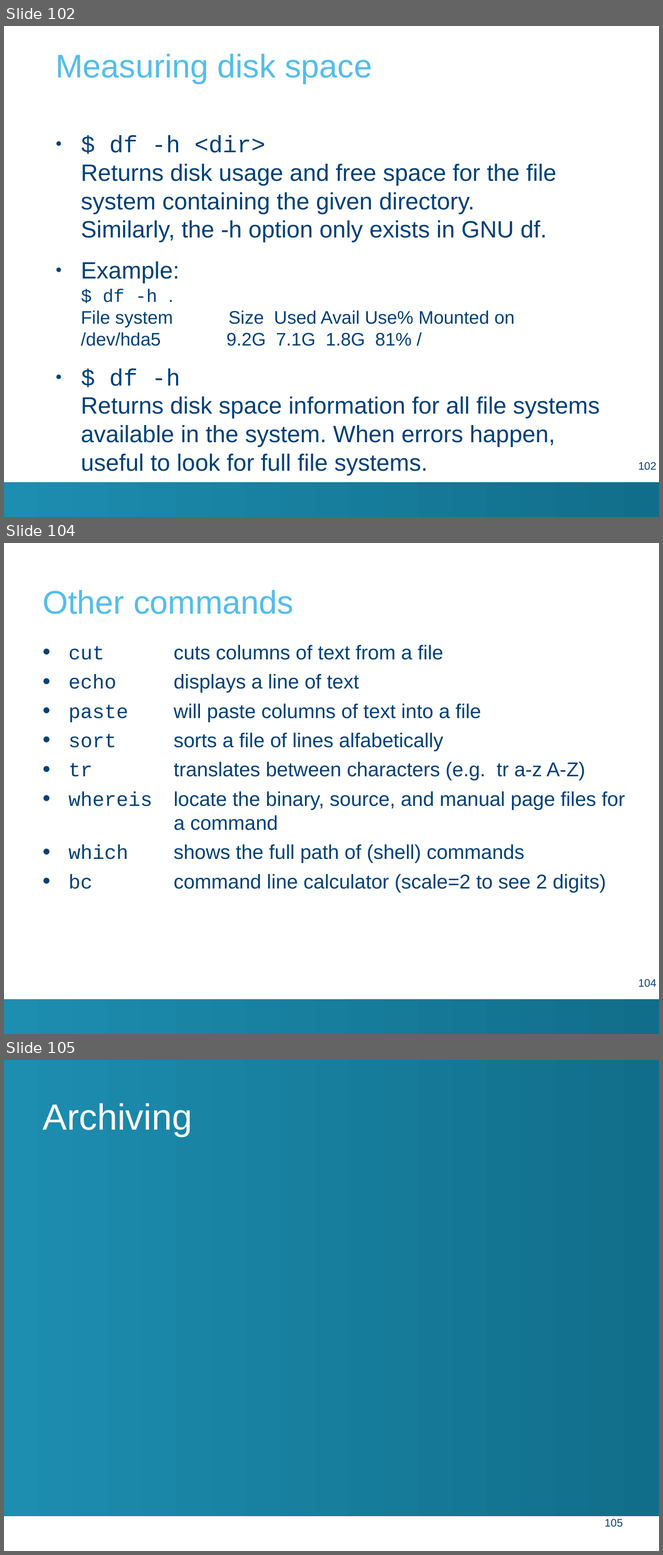
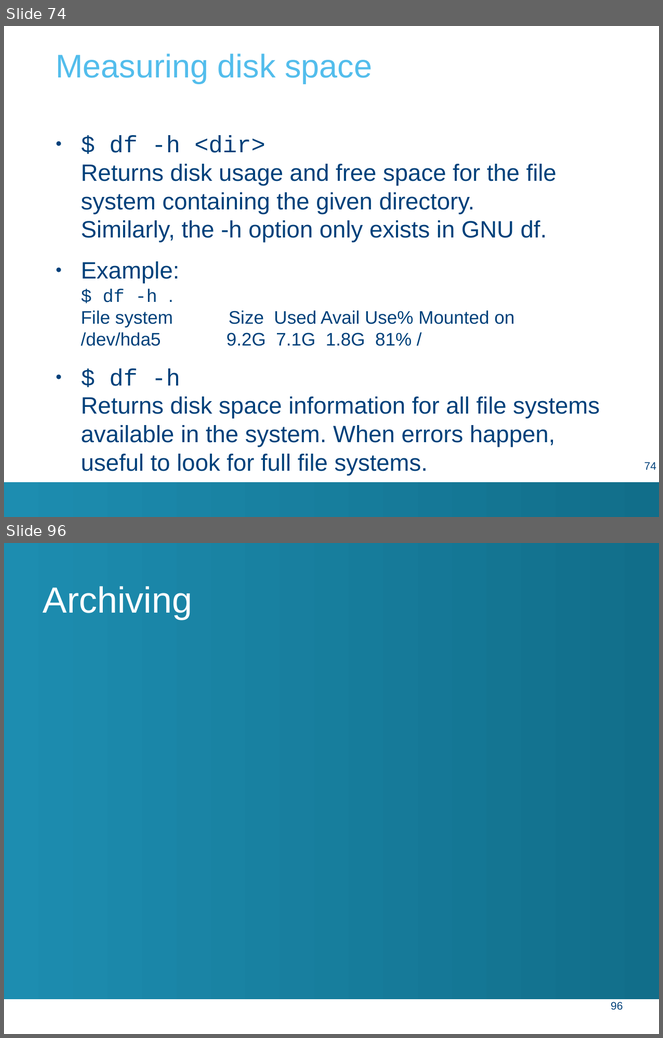
Before and after one commit to hpcleuven/Linux-intro, a slide deck: Linux-intro.pptx. Shown one above the other, each under a label of ours: slides 102, 104 and 105 before the commit, slides 74 and 96 after it; the slides between them are not shown. The pictures are 663x1555 and 663x1038 pixels, drawn with LibreOffice and Linux fonts; fonts in the diff are those of the drawing; background and template pictures are left out. Boxes give left, top, right and bottom in pixels: in the first picture for what was removed or moved away, otherwise in the second. Text is boxed around its words. In the diff, an @@ line names an element or a change of style, - is before the commit and + after.

```diff
--- a/Linux-intro.pptx
+++ b/Linux-intro.pptx
@@ slide 104 removed at [4, 543, 659, 1034], background #FFFFFF; not listed: 1 template element that a slide beside it also shows @@
@@ title removed at [42, 590, 294, 614] @@
-Other commands
@@ text removed at [68, 645, 625, 892] @@
-• cut cuts columns of text from a file
-• echo displays a line of text
-• paste will paste columns of text into a file
-• sort sorts a file of lines alfabetically
-• tr translates between characters (e.g. tr a-z A-Z)
-• whereis locate the binary, source, and manual page files for
-  a command
-• which shows the full path of (shell) commands
-• bc command line calculator (scale=2 to see 2 digits)
@@ page number removed at [638, 979, 657, 988] @@
-104
@@ what was slide 102 is now slide 74 @@
@@ page number at [645, 462, 657, 470]: text changed @@
-102
+74
@@ what was slide 105 is now slide 96 @@
@@ page number at [611, 1002, 623, 1010]: text changed @@
-105
+96
```
Also in this commit, not shown: 15 slides changed, 7 other slides removed, 3 other files.
